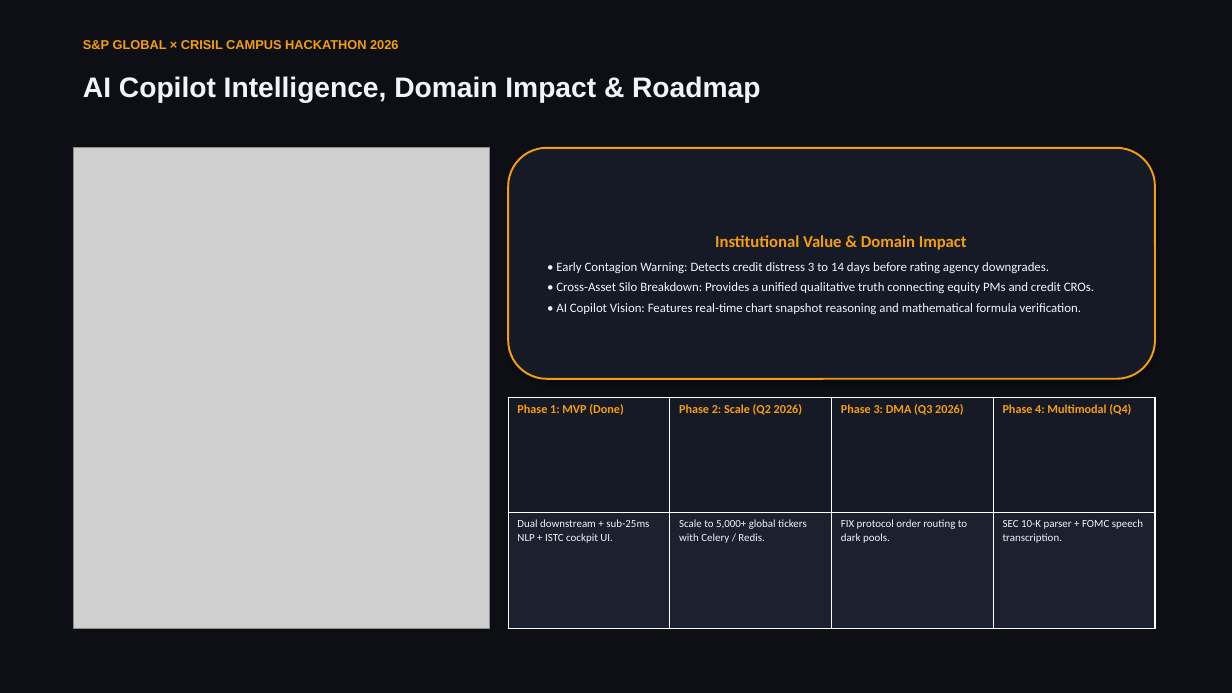
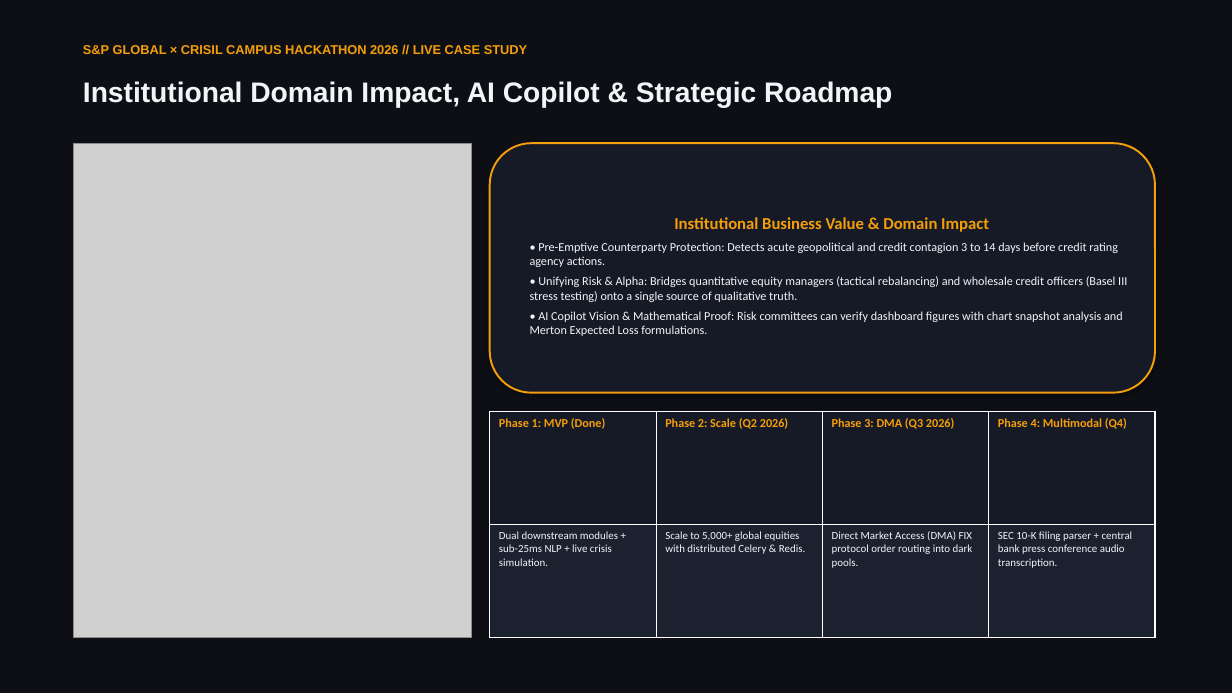
Before and after one commit to Vedant-Nalge/S-P-Crisil-Hackathon, a slide deck: slide 7 of docs/presentation.pptx. Drawn at 1232x693 pixels with LibreOffice and Linux fonts; fonts in the diff are those of the drawing; grey boxes stand for pictures. Boxes give left, top, right and bottom in pixels: in the first picture for what was removed or moved away, otherwise in the second. Text is boxed around its words. In the diff, an @@ line names an element or a change of style, - is before the commit and + after.

Commit message:
docs: generate master presentation PPTX and PDF featuring Trump-Russia crisis simulation

```diff
--- a/docs/presentation.pptx
+++ b/docs/presentation.pptx
@@ text at (83,45,527,54): text changed @@
-S&P GLOBAL × CRISIL CAMPUS HACKATHON 2026
+S&P GLOBAL × CRISIL CAMPUS HACKATHON 2026 // LIVE CASE STUDY
@@ text at (83,81,892,107): text changed @@
-AI Copilot Intelligence, Domain Impact & Roadmap
+Institutional Domain Impact, AI Copilot & Strategic Roadmap
@@ picture: place and size @@
-picture at (74,148,490,628)
+picture at (74,143,471,638)
@@ rounded rectangle "Institutional Business Value & Domain ...": place and size @@
-rounded rectangle "Institutional Business Value & Domain ..." at (508,148,1155,379)
+rounded rectangle "Institutional Business Value & Domain ..." at (490,143,1155,393)
@@ text in rounded rectangle at (530,217,1127,336): text changed; size 10 to 9.5 pt @@
-Institutional Value & Domain Impact
-• Early Contagion Warning: Detects credit distress 3 to 14 days before rating agency downgrades.
-• Cross-Asset Silo Breakdown: Provides a unified qualitative truth connecting equity PMs and credit CROs.
-• AI Copilot Vision: Features real-time chart snapshot reasoning and mathematical formula verification.
+Institutional Business Value & Domain Impact
+• Pre-Emptive Counterparty Protection: Detects acute geopolitical and credit contagion 3 to 14 days before credit rating agency actions.
+• Unifying Risk & Alpha: Bridges quantitative equity managers (tactical rebalancing) and wholesale credit officers (Basel III stress testing) onto a single source of qualitative truth.
+• AI Copilot Vision & Mathematical Proof: Risk committees can verify dashboard figures with chart snapshot analysis and Merton Expected Loss formulations.
@@ table at (490,411,1155,638) @@
-row 2: Dual downstream + sub-25ms NLP + ISTC cockpit UI. | Scale to 5,000+ global tickers with Celery / Redis. | FIX protocol order routing to dark pools. | SEC 10-K parser + FOMC speech transcription.
+row 2: Dual downstream modules + sub-25ms NLP + live crisis simulation. | Scale to 5,000+ global equities with distributed Celery & Redis. | Direct Market Access (DMA) FIX protocol order routing into dark pools. | SEC 10-K filing parser + central bank press conference audio transcription.
@@ table: place and size @@
-table at (508,397,1155,628)
+table at (490,411,1155,638)
```
Also in this commit, not shown: 5 other slides changed, 1 slide added, 1 slide removed, 9 other files.
